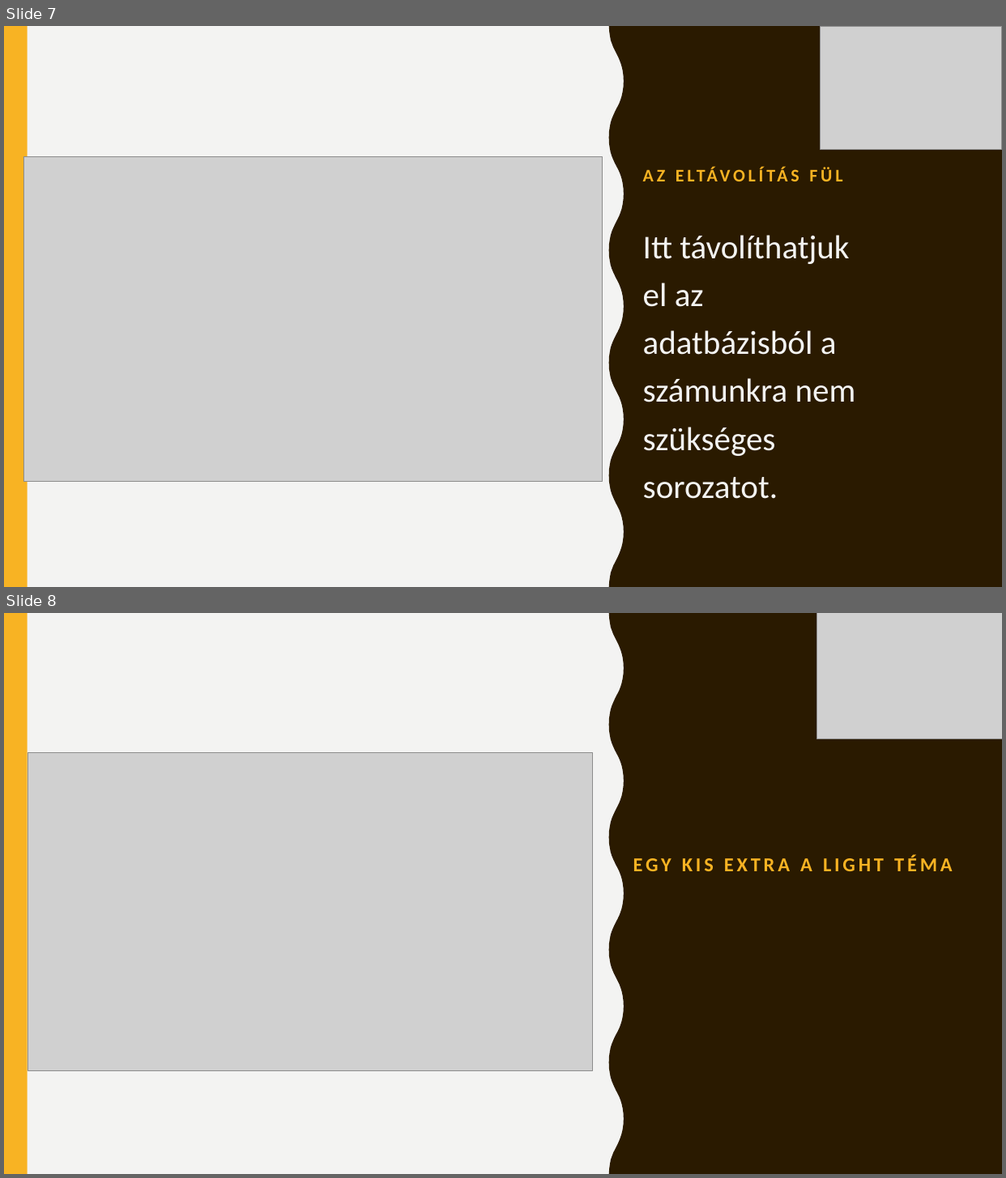
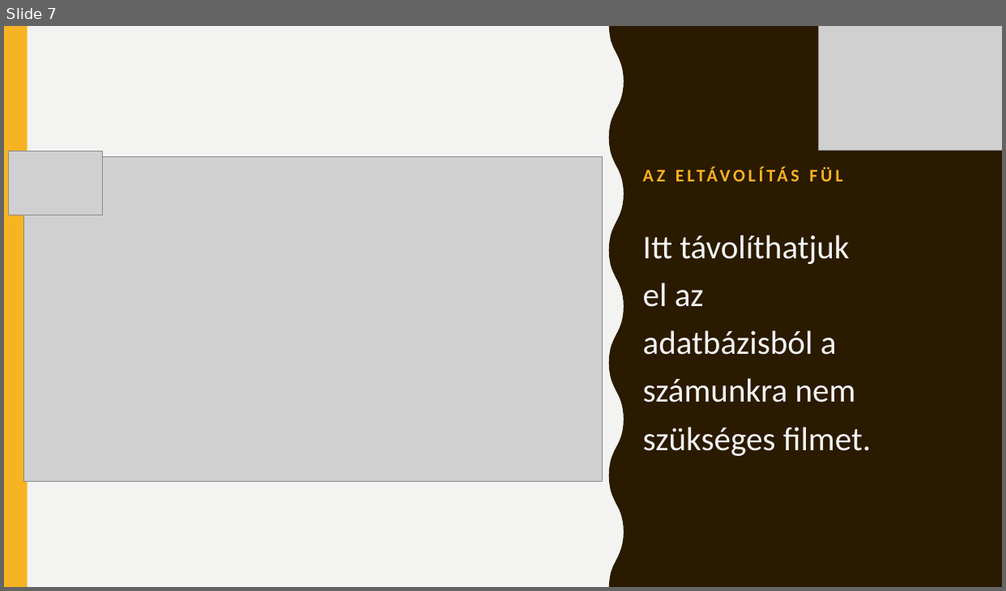
Before and after one commit to zorrrozotya/SFMproject, a slide deck: bemutato/Prezentacio.pptx. Shown one above the other, each under a label of ours: slides 7 and 8 before the commit, slide 7 after it. The pictures are 1006x1178 and 1006x591 pixels, drawn with LibreOffice and Linux fonts; fonts in the diff are those of the drawing; grey boxes stand for pictures. Boxes give left, top, right and bottom in pixels: in the first picture for what was removed or moved away, otherwise in the second. Text is boxed around its words. In the diff, an @@ line names an element or a change of style, - is before the commit and + after.

```diff
--- a/bemutato/Prezentacio.pptx
+++ b/bemutato/Prezentacio.pptx
@@ slide 8 removed at bbox=[4, 613, 1002, 1174], background #F3F3F2; not listed: 2 template elements that a slide beside it also shows @@
@@ picture removed at bbox=[817, 613, 1002, 739] @@
@@ picture removed at bbox=[28, 753, 593, 1071] @@
@@ title removed at bbox=[633, 855, 952, 871] @@
-EGY KIS EXTRA A LIGHT TÉMA
@@ slide 7 changed as well @@
@@ picture added at bbox=[819, 26, 1002, 150] @@
@@ picture added at bbox=[9, 152, 102, 216] @@
@@ text at bbox=[643, 235, 871, 456]: text changed @@
-Itt távolíthatjuk el az adatbázisból a számunkra nem szükséges sorozatot.
+Itt távolíthatjuk el az adatbázisból a számunkra nem szükséges filmet.
```
Also in this commit, not shown: 7 other slides changed.
